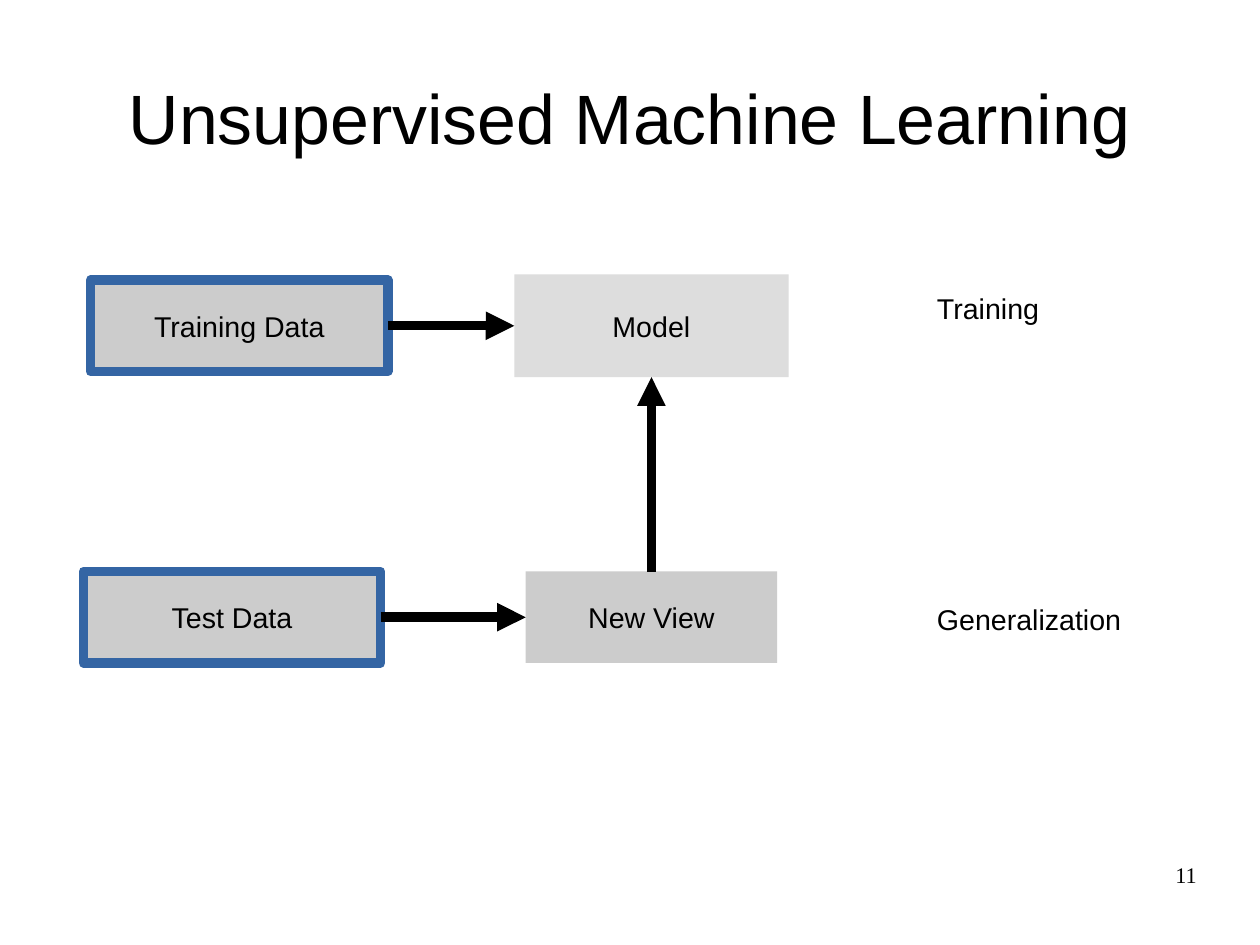
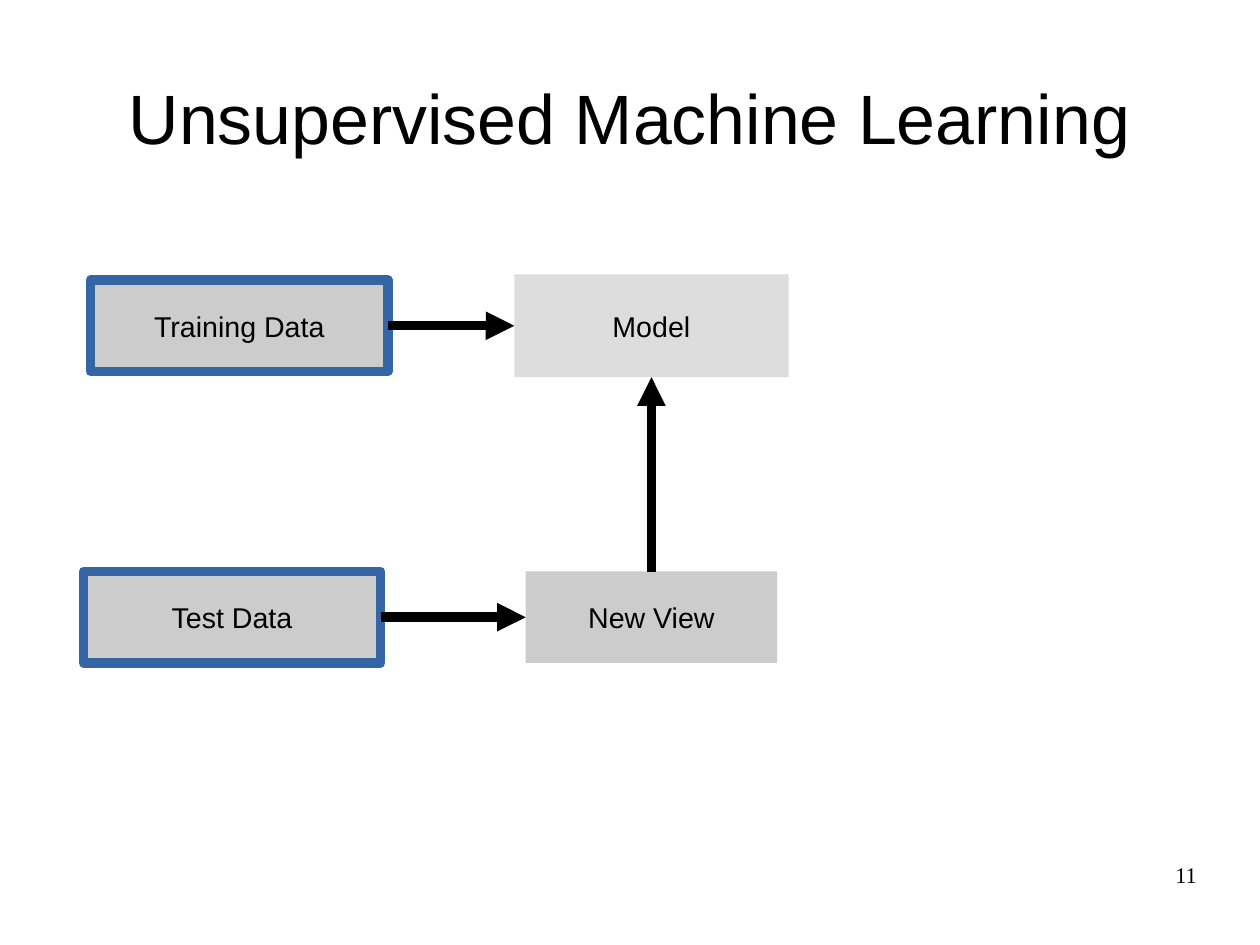
Before and after one commit to amueller/odscon-2015, a slide deck: slide 11 of machine-learning-with-scikit-learn-strata-2015.odp. Drawn at 1260x945 pixels with LibreOffice and Linux fonts; fonts in the diff are those of the drawing. Boxes give left, top, right and bottom in pixels: in the first picture for what was removed or moved away, otherwise in the second. Text is boxed around its words. In the diff, an @@ line names an element or a change of style, - is before the commit and + after.

```diff
--- a/machine-learning-with-scikit-learn-strata-2015.odp
+++ b/machine-learning-with-scikit-learn-strata-2015.odp
@@ text removed at <box>937,298,1039,325</box> @@
-Training
@@ text removed at <box>937,609,1121,631</box> @@
-Generalization
```
Also in this commit, not shown: 3 other slides changed, 1 slide added.
